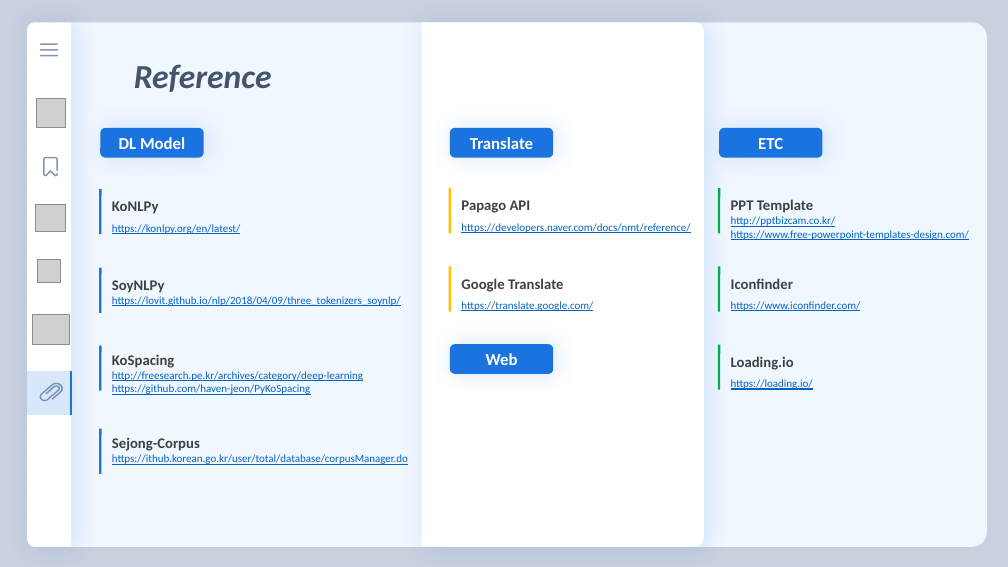
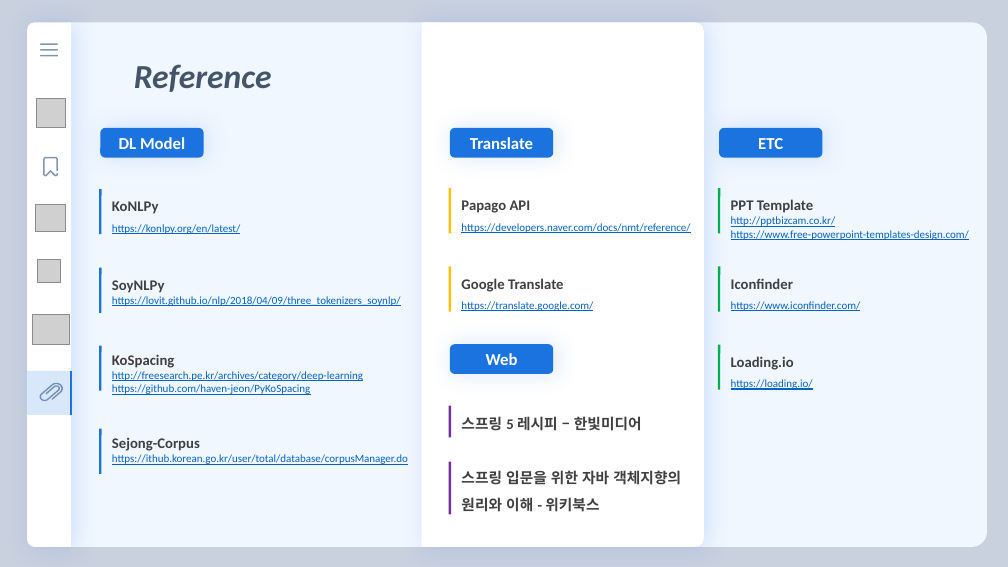
Before and after one commit to florentious/AutoGenerating_VariableName, a slide deck: slide 23 of Text/Presentation/presentation_ver0_3.pptm (slide 21 before the commit). Drawn at 1008x567 pixels with LibreOffice and Linux fonts; fonts in the diff are those of the drawing; grey boxes stand for pictures. Boxes give left, top, right and bottom in pixels: in the first picture for what was removed or moved away, otherwise in the second. Text is boxed around its words. In the diff, an @@ line names an element or a change of style, - is before the commit and + after.

```diff
--- a/Text/Presentation/presentation_ver0_3.pptm
+++ b/Text/Presentation/presentation_ver0_3.pptm
@@ line added from (450, 406) to (450, 437), #7030A0 2.25 pt @@
@@ text added at box(461, 416, 642, 431), 14 pt, text #404040, bold @@
+스프링 5 레시피 – 한빛미디어
@@ line added from (450, 462) to (450, 514), #7030A0 2.25 pt @@
@@ text added at box(461, 470, 681, 512), 14 pt, text #404040, bold @@
+스프링 입문을 위한 자바 객체지향의
+원리와 이해 - 위키북스
```
Also in this commit, not shown: 13 other slides changed, 5 slides added, 3 slides removed, 2 other files.
